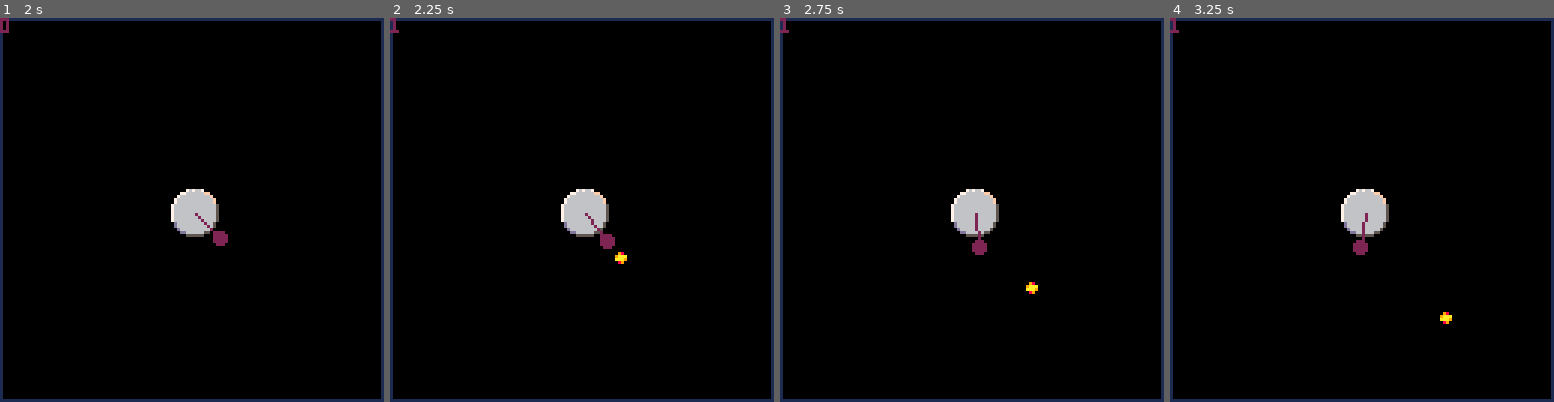
Above: before the commit, frames 1-4 (left to right).
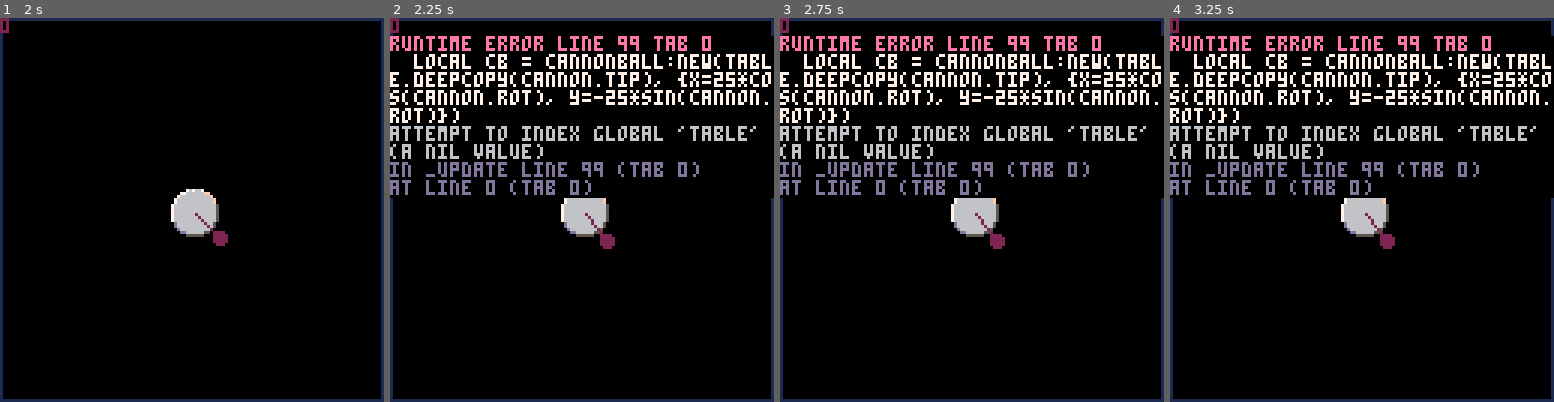
Above: after the commit, the same moments.

Repository: etscheelk/meander_cannon
Game: PICO-8 cartridge meander_cannon.p8
Same seed, same stepped clock (60 frames per second), same inputs: the game is played once before the commit and once after it.
Inputs:
- Up to frame 1 (2 s): tap X (X key) at 0.33, 1.07, 1.85 s; hold Right from 1.6 s (still down)
- Up to frame 2 (2.25 s): release Right at 2.1 s; hold Up from 2.15 s (still down)
- Up to frame 3 (2.75 s): release Up at 2.42 s; hold Right from 2.47 s (still down)
- Up to frame 4 (3.25 s): tap X (X key) at 2.97 s; release Right at 3.03 s; hold Left from 3.08 s (still down)

Frame 1 is identical in both runs. In frame 2, 11% of the frame differs, in the area x 0-100%, y 0-65%; in frame 3, 11%, in the area x 0-100%, y 0-72%; in frame 4, 11%.
Error after the commit: runtime error line 99 tab 0; local cb = cannonball:new(table.deepcopy(cannon.tip), {x=25*cos(cannon.rot), y=-25*sin(cannon.rot)}); attempt to index global 'tab…

Commit message:
Added table.deepcopy implementation, implemented animation

Diff:
--- /dev/null
+++ b/animation.p8
@@ -0,0 +1,32 @@
+--__lua__
+-- meander_cannon/animation.p8
+
+local animation = {}
+animation.__index = animation
+
+function animation:new(sprites, n_delta_frames)
+ local ret = setmetatable({}, self)
+
+ ret.sprites = sprites
+ ret.time = 0
+ -- number of frames between steps
+ ret.delta_frames = n_delta_frames
+
+ -- 1-indexed
+ current_sprite = 1
+ return ret
+end
+
+function animation:update(frame)
+ self.time += frame
+ if self.time >= self.delta_frames then
+  self.time -= self.delta_frames
+ end
+
+ self.current_sprite = ((self.current_sprite + 1) % #self.sprites) + 1
+end
+
+function animation:draw(x, y)
+ local num = self.sprites[self.current_sprite]
+ spr(num, x-4, y-4, 1, 1)
+end
--- a/game.lua
+++ /dev/null
@@ -1,11 +0,0 @@
-local cannon = {}
-
-function cannon:create(position, length)
-    self.pos = position
-    self.len = length
-    self.rot = 0
-    -- self.tip =
-end
-
-
--- local x = math.cos(2)
--- a/meander_cannon.p8
+++ b/meander_cannon.p8
@@ -3,7 +3,8 @@
 __lua__
 -- meander cannon
 
-#include game.lua
+#include table.p8
+#include animation.p8
 
 function _init()
 end
@@ -47,7 +48,7 @@
 -- setmetatable(cannonball.__index, cannonball)
 cannonball.__index = cannonball
 function cannonball:new(position, velocity)
- local cb = setmetatable({}, cannonball)
+ local cb = setmetatable({}, self)
  cb.pos = position
  cb.vel = velocity
  cb.sprite = 2
@@ -83,7 +84,7 @@
 function cannonball:draw()
  if self == nil then return end
 
- spr(2, self.pos.x, self.pos.y)
+ spr(2, self.pos.x-4, self.pos.y-4)
 end
 
 function _update()
@@ -99,7 +100,8 @@
 
  if btnp(2) then
   -- printh("button pressed", "log.txt")
-  local cb = cannonball:new({x=cannon.tip.x, y=cannon.tip.y}, {x=25*cos(cannon.rot), y=-25*sin(cannon.rot)})
+--   local cb = cannonball:new({x=cannon.tip.x, y=cannon.tip.y}, {x=25*cos(cannon.rot), y=-25*sin(cannon.rot)})
+  local cb = cannonball:new(table.deepcopy(cannon.tip), {x=25*cos(cannon.rot), y=-25*sin(cannon.rot)})
   add(cannonballs, cb)
  end
 
@@ -153,10 +155,10 @@
 __gfx__
 00000767667000000000000000000000000000000000000000000000000000000000000000000000000000000000000000000000000000000000000000000000
 00077666666ff0000000000000000000000000000000000000000000000000000000000000000000000000000000000000000000000000000000000000000000
-0076666666666f000009800000000000000000000000000000000000000000000000000000000000000000000000000000000000000000000000000000000000
-07666666666666f0009aaa0000000000000000000000000000000000000000000000000000000000000000000000000000000000000000000000000000000000
-07666666666666f000aaa90000000000000000000000000000000000000000000000000000000000000000000000000000000000000000000000000000000000
-76666666666666650008900000000000000000000000000000000000000000000000000000000000000000000000000000000000000000000000000000000000
+0076666666666f0000098000000a9000000000000000000000000000000000000000000000000000000000000000000000000000000000000000000000000000
+07666666666666f0009aaa00008aa900000000000000000000000000000000000000000000000000000000000000000000000000000000000000000000000000
+07666666666666f000aaa900009aa800000000000000000000000000000000000000000000000000000000000000000000000000000000000000000000000000
+7666666666666665000890000009a000000000000000000000000000000000000000000000000000000000000000000000000000000000000000000000000000
 76666666666666650000000000000000000000000000000000000000000000000000000000000000000000000000000000000000000000000000000000000000
 76666666666666650000000000000000000000000000000000000000000000000000000000000000000000000000000000000000000000000000000000000000
 76666666666666650000000000000000000000000000000000000000000000000000000000000000000000000000000000000000000000000000000000000000
--- /dev/null
+++ b/table.p8
@@ -0,0 +1,17 @@
+--__lua__
+-- meander_cannon/table.p8
+local table = {}
+table.deepcopy = function(orig)
+ local orig_type = type(orig)
+ local copy
+ if orig_type == 'table' then
+     copy = {}
+     for orig_key, orig_value in next, orig, nil do
+         copy[table.deepcopy(orig_key)] = table.deepcopy(orig_value)
+     end
+     setmetatable(copy, table.deepcopy(getmetatable(orig)))
+ else -- number, string, boolean, etc
+     copy = orig
+ end
+ return copy
+end
